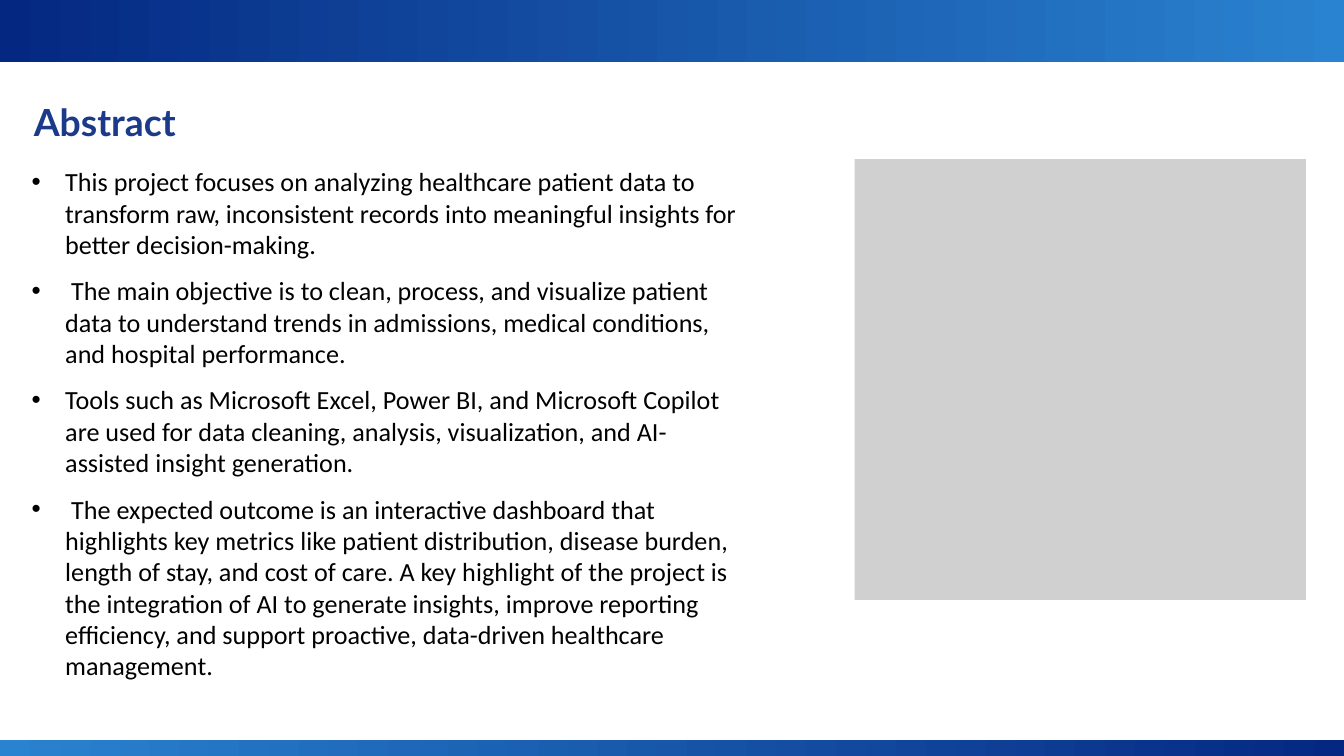
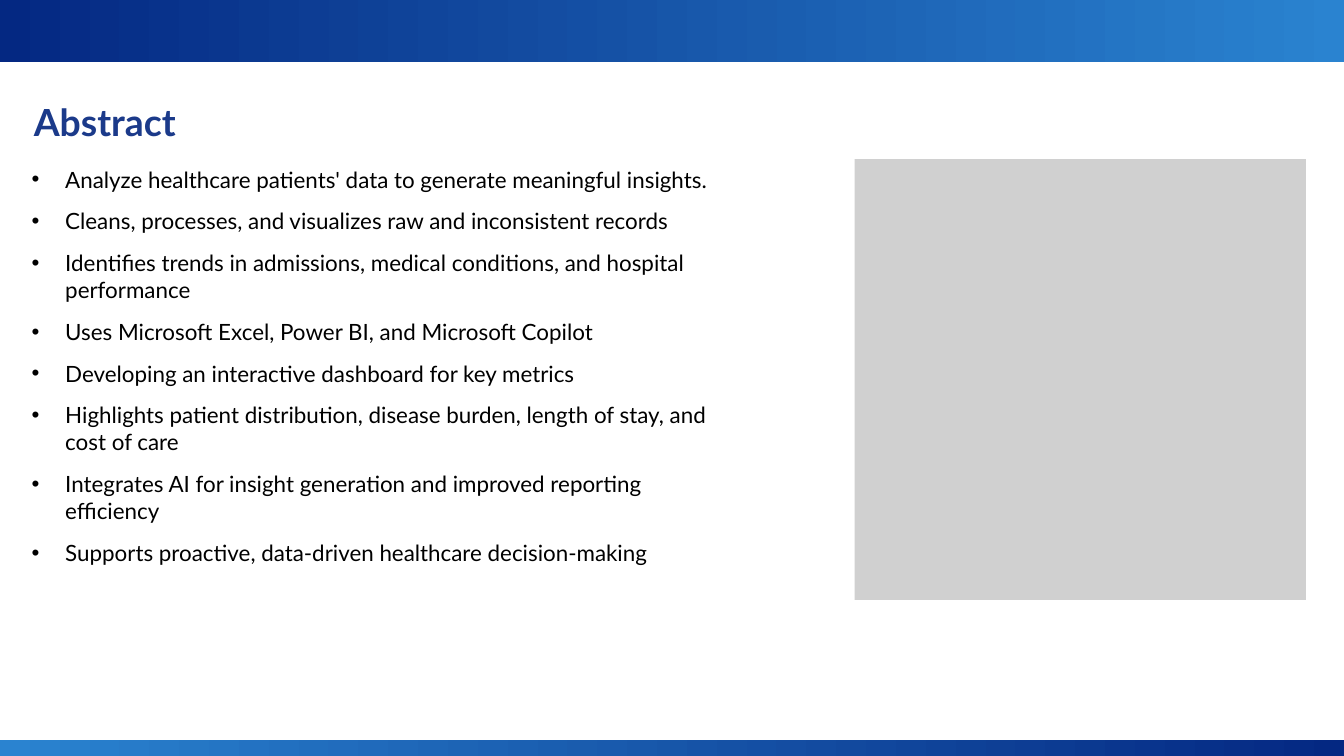
Before and after one commit to SonalGenani/Health-Metrics-Dashboard, a slide deck: slide 3 of health_dashboarrd_ppt.pptx. Drawn at 1344x756 pixels with LibreOffice and Linux fonts; fonts in the diff are those of the drawing; grey boxes stand for pictures; background and template pictures are left out. Boxes give left, top, right and bottom in pixels: in the first picture for what was removed or moved away, otherwise in the second. Text is boxed around its words. In the diff, an @@ line names an element or a change of style, - is before the commit and + after.

```diff
--- a/health_dashboarrd_ppt.pptx
+++ b/health_dashboarrd_ppt.pptx
@@ text at [65, 171, 707, 565]: text changed; size 14 to 12 pt; font Calibri to Lato @@
-• This project focuses on analyzing healthcare patient data to transform raw, inconsistent records into meaningful insights for better decision-making.
-• The main objective is to clean, process, and visualize patient data to understand trends in admissions, medical conditions, and hospital performance.
-• Tools such as Microsoft Excel, Power BI, and Microsoft Copilot are used for data cleaning, analysis, visualization, and AI-assisted insight generation.
-• The expected outcome is an interactive dashboard that highlights key metrics like patient distribution, disease burden, length of stay, and cost of care. A key highlight of the project is the integration of AI to generate insights, improve reporting efficiency, and support proactive, data-driven healthcare management.
+• Analyze healthcare patients' data to generate meaningful insights.
+• Cleans, processes, and visualizes raw and inconsistent records
+• Identifies trends in admissions, medical conditions, and hospital performance
+• Uses Microsoft Excel, Power BI, and Microsoft Copilot
+• Developing an interactive dashboard for key metrics
+• Highlights patient distribution, disease burden, length of stay, and cost of care
+• Integrates AI for insight generation and improved reporting efficiency
+• Supports proactive, data-driven healthcare decision-making
```
Also in this commit, not shown: 6 other slides changed, 2 slides added.
